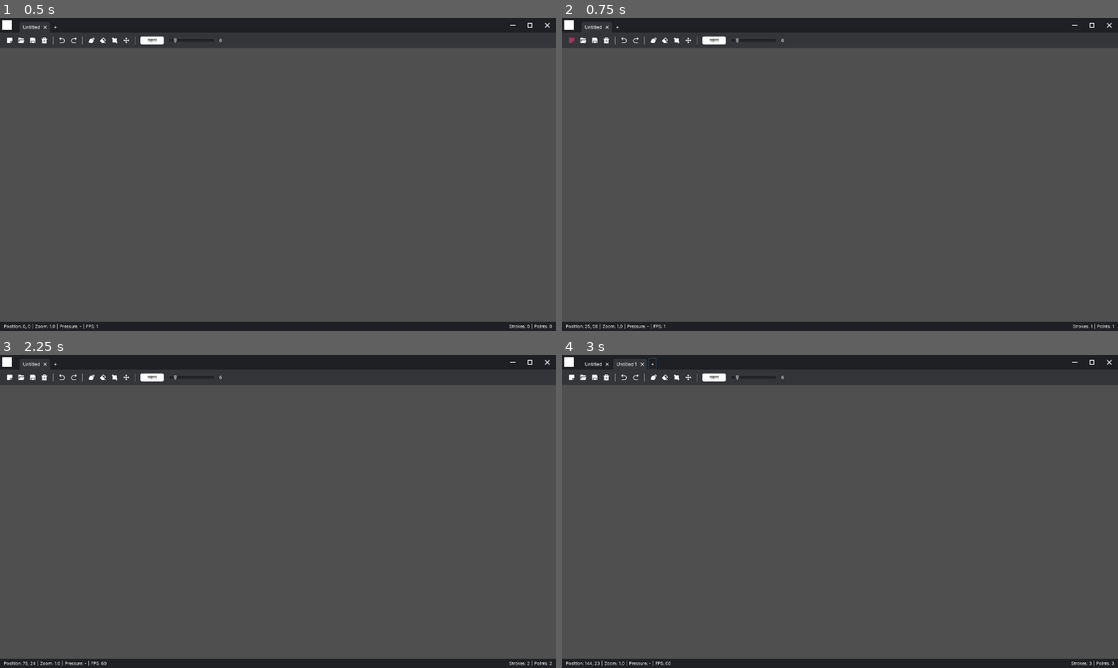
Above: before the commit, frames 1-4 (two rows, left to right).
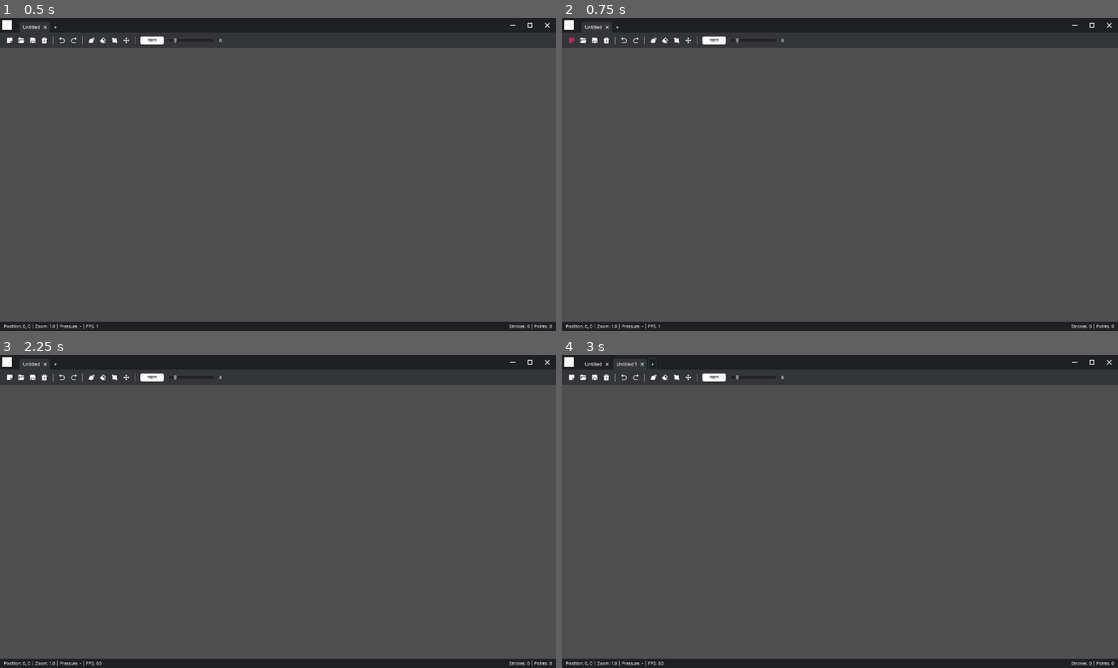
Above: after the commit, the same moments.

Repository: Epsilon0xCell/Lorien
Game: Godot game, scene res://Main.tscn
Same seed, same stepped clock (60 frames per second), same inputs: the game is played once before the commit and once after it.
Inputs (mouse positions are in pixels of both pictures, inside the frame that each line leads up to):
- Up to frame 1 (0.5 s): no input
- Up to frame 2 (0.75 s): click (573, 39) at 0.52 s
- Up to frame 3 (2.25 s): click (11, 376) at 1.27 s; click "Untitled" at 2 s
- Up to frame 4 (3 s): click "+" at 2.75 s

Frame 1 is identical in both runs. In frame 2, 0.2% of the frame differs, in the area x 4-100%, y 97-100%; in frame 3, 0.1%; in frame 4, 0.1%.

Commit message:
Window management bugfixes

Diff:
--- a/jabol/Main.gd
+++ b/jabol/Main.gd
@@ -16,8 +16,6 @@
 # -------------------------------------------------------------------------------------------------
 func _ready():
 	VisualServer.set_default_clear_color(canvas_color)
-	#Input.set_use_accumulated_input(false)
-	_canvas.enable()
 
 	# Window borders: mouse enter/exit events
 	_window_border_top.connect("mouse_entered", self, "_on_mouse_entered_window_border")
@@ -50,6 +48,7 @@
 	_ui_statusbar.set_pressure(_canvas.info.current_pressure)
 	_ui_statusbar.set_brush_position(_canvas.info.current_brush_position)
 	_ui_statusbar.set_camera_zoom(_canvas.get_camera_zoom())
+	_ui_statusbar.set_fps(Engine.get_frames_per_second())
 
 # -------------------------------------------------------------------------------------------------
 func _set_window_title(filepath: String) -> void:
--- a/jabol/Main.tscn
+++ b/jabol/Main.tscn
@@ -74,10 +74,10 @@
 }
 
 [node name="ColorPicker" type="ColorPicker" parent="ColorpickerPopup/PanelContainer"]
-margin_left = 12.0
-margin_top = 12.0
-margin_right = 320.0
-margin_bottom = 450.0
+margin_left = 16.0
+margin_top = 16.0
+margin_right = 324.0
+margin_bottom = 454.0
 edit_alpha = false
 __meta__ = {
 "_edit_use_anchors_": false
--- a/jabol/UI/UIStatusbar.gd
+++ b/jabol/UI/UIStatusbar.gd
@@ -8,10 +8,6 @@
 onready var _position_label: Label = $MarginContainer/HBoxContainer/Left/PositionLabel
 onready var _zoom_label: Label = $MarginContainer/HBoxContainer/Left/ZoomLabel
 onready var _fps_label: Label = $MarginContainer/HBoxContainer/Left/FpsLabel
-
-# -------------------------------------------------------------------------------------------------
-func _physics_process(delta):
-	_fps_label.text = "FPS: %d" % Engine.get_frames_per_second()
 
 # -------------------------------------------------------------------------------------------------
 func set_stroke_count(brush_stroke_count: int) -> void:
@@ -29,6 +25,10 @@
 		_pressure_label.text = "Pressure: -"
 
 # -------------------------------------------------------------------------------------------------
+func set_fps(fps: int) -> void:
+	_fps_label.text = "FPS: %d" % Engine.get_frames_per_second()
+
+# -------------------------------------------------------------------------------------------------
 func set_brush_position(pos: Vector2) -> void:
 	_position_label.text = "Position: %d, %d" % [pos.x, pos.y]
 
--- a/jabol/Utils/Utils.gd
+++ b/jabol/Utils/Utils.gd
@@ -7,3 +7,8 @@
 func remove_signal_connections(node: Node, signal_name: String) -> void:
 	for conn in node.get_signal_connection_list(signal_name):
 		node.disconnect(conn.signal, conn.target, conn.method)
+
+func is_mouse_in_control(control: Control) -> bool:
+	var pos = get_viewport().get_mouse_position()
+	var rect = control.get_global_rect()
+	return rect.has_point(pos)
